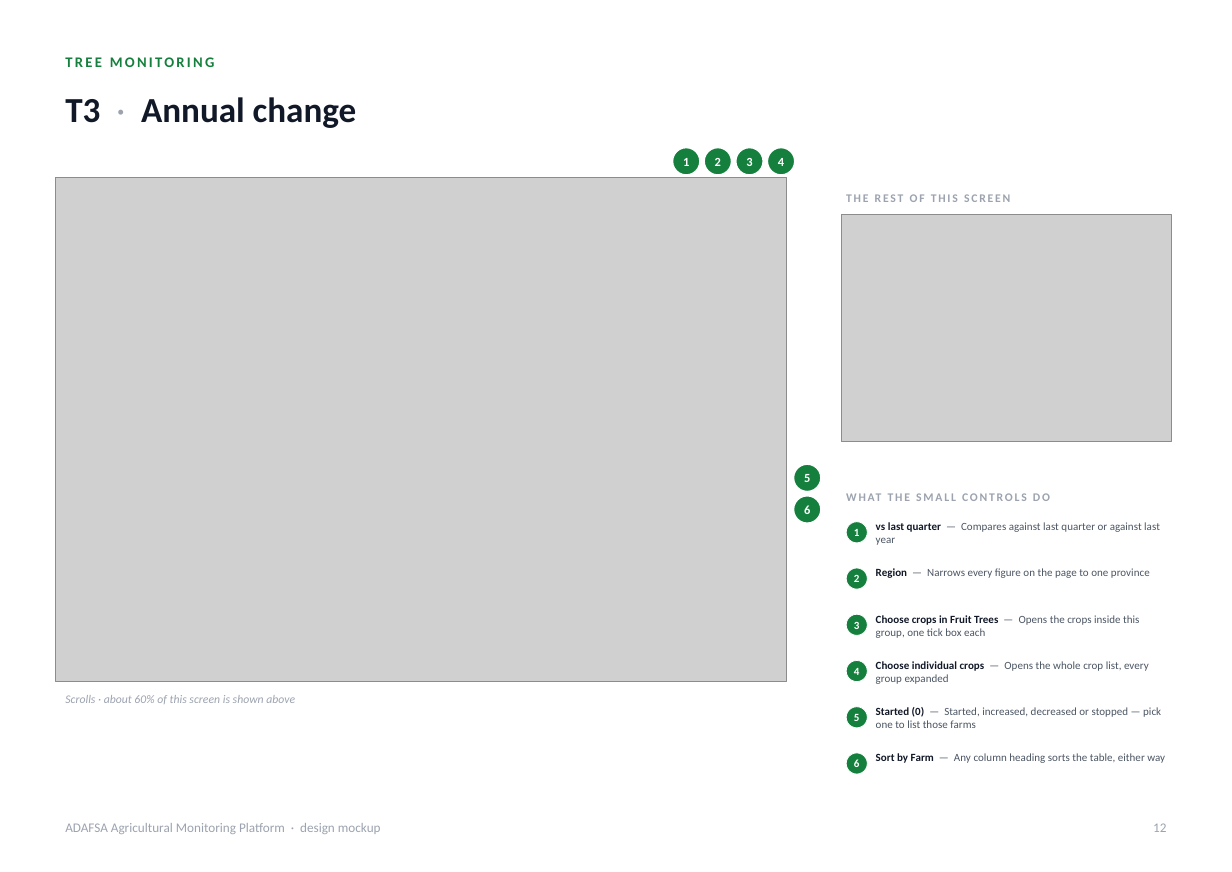
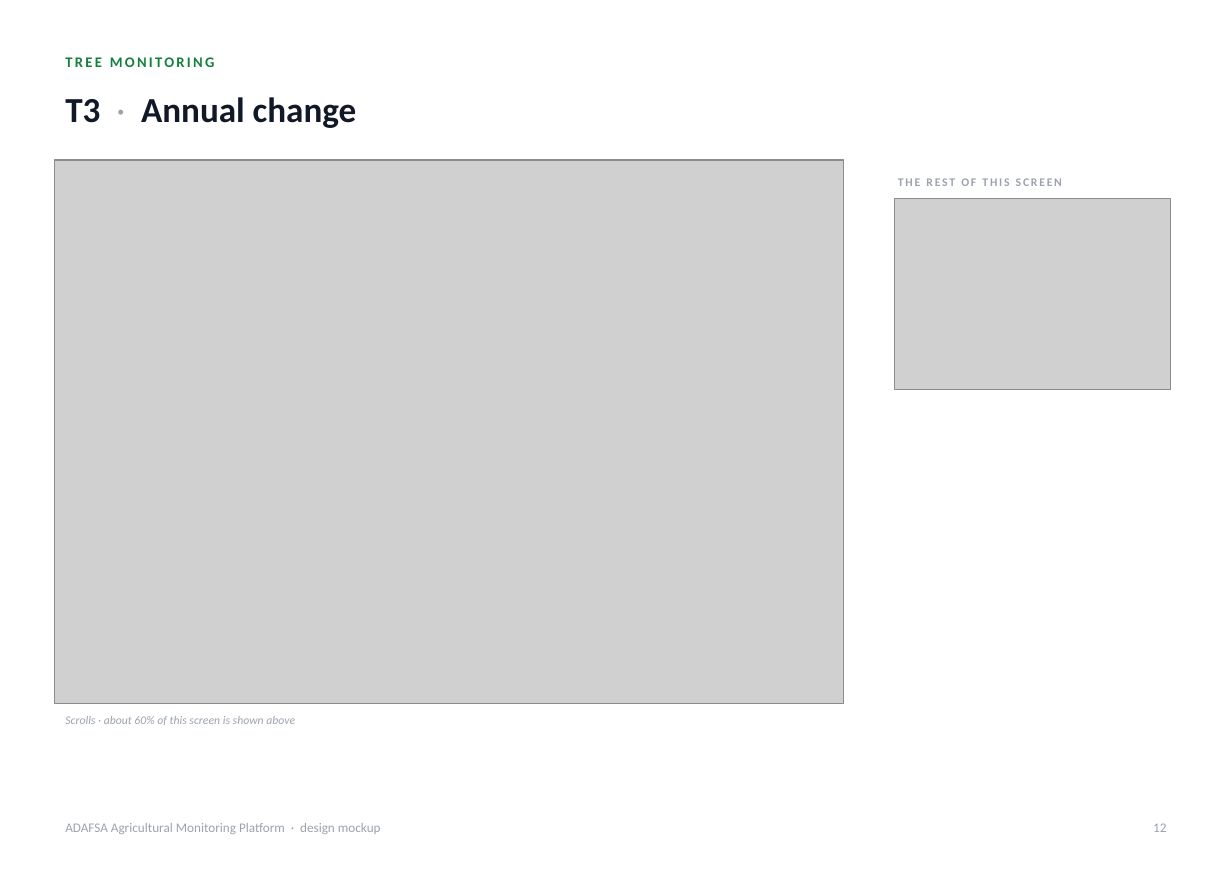
Before and after one commit to romainbigare/adafsa-mockup, a slide deck: slide 12 of docs/ADAFSA_Platform_Screens.pptx. Drawn at 1232x872 pixels with LibreOffice and Linux fonts; fonts in the diff are those of the drawing; grey boxes stand for pictures. Boxes give left, top, right and bottom in pixels: in the first picture for what was removed or moved away, otherwise in the second. Text is boxed around its words. In the diff, an @@ line names an element or a change of style, - is before the commit and + after.

```diff
--- a/docs/ADAFSA_Platform_Screens.pptx
+++ b/docs/ADAFSA_Platform_Screens.pptx
@@ ellipse removed at (672, 148, 700, 175) @@
-1
@@ ellipse removed at (704, 148, 731, 175) @@
-2
@@ ellipse removed at (736, 148, 763, 175) @@
-3
@@ ellipse removed at (767, 148, 795, 175) @@
-4
@@ picture: place and size @@
-picture at (56, 178, 787, 682)
+picture at (55, 160, 843, 704)
@@ text "THE REST OF THIS SCREEN": place and size @@
-text "THE REST OF THIS SCREEN" at (846, 194, 1010, 202)
+text "THE REST OF THIS SCREEN" at (898, 178, 1062, 186)
@@ picture: place and size @@
-picture at (842, 215, 1172, 442)
+picture at (894, 198, 1170, 389)
@@ ellipse removed at (794, 464, 821, 491) @@
-5
@@ ellipse removed at (794, 495, 821, 523) @@
-6
@@ text removed at (846, 486, 1167, 507) @@
-WHAT THE SMALL CONTROLS DO
@@ ellipse removed at (846, 522, 867, 543) @@
-1
@@ text removed at (876, 522, 1160, 545) @@
-vs last quarter — Compares against last quarter or against last year
@@ ellipse removed at (846, 568, 867, 589) @@
-2
@@ text removed at (876, 568, 1150, 578) @@
-Region — Narrows every figure on the page to one province
@@ ellipse removed at (846, 614, 867, 635) @@
-3
@@ text removed at (876, 615, 1139, 638) @@
-Choose crops in Fruit Trees — Opens the crops inside this group, one tick box each
@@ ellipse removed at (846, 660, 867, 681) @@
-4
@@ text removed at (876, 661, 1149, 684) @@
-Choose individual crops — Opens the whole crop list, every group expanded
@@ text "Scrolls · about 60% of ...": place and size @@
-text "Scrolls · about 60% of ..." at (65, 695, 295, 704)
+text "Scrolls · about 60% of ..." at (65, 716, 295, 725)
@@ ellipse removed at (846, 706, 867, 727) @@
-5
@@ text removed at (876, 707, 1161, 728) @@
-Started (0) — Started, increased, decreased or stopped — pick one to list those farms
@@ ellipse removed at (846, 752, 867, 774) @@
-6
@@ text removed at (876, 753, 1165, 763) @@
-Sort by Farm — Any column heading sorts the table, either way
```
Also in this commit, not shown: 19 other slides changed, 11 other files.
